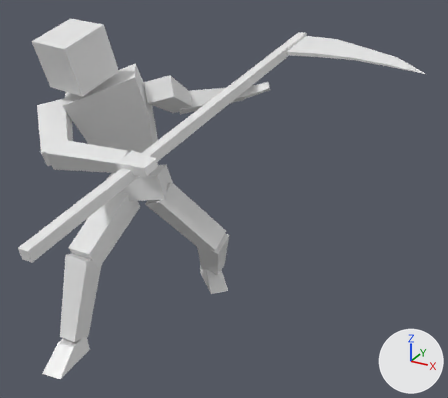
Renders of the FBX model Dungeon Slasher/Assets/Objects/Agent/Types/Player/MOD_Human_Dummy.fbx from each side of a commit.
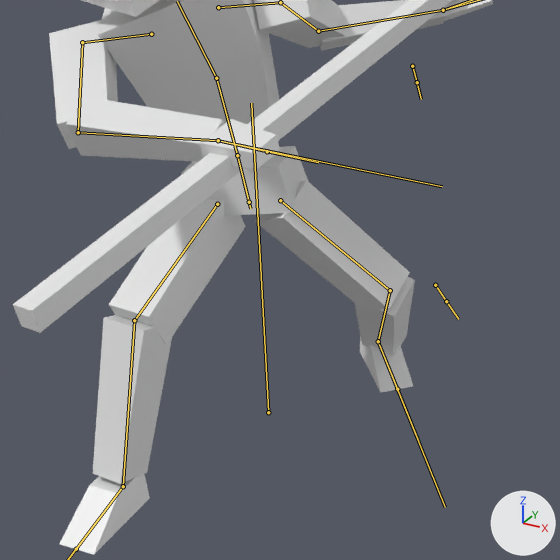
Each version is shown whole from a camera (50 mm lens) standing at (1.74, -2.35, 1.91) and looking at (0.44, 0.01, 0.73), then close up on the part from 2% to 68% of the width and 22% to 96% of the height. Every picture has the same lights, and +X, +Y and +Z are marked at lower right. Both versions are drawn at frame 5 of the action 'Armature|Player_Attack_Left_A'; the numbers are the values there. The bones that bend it are drawn over the model as lines in the close-ups.

Names of what the first close-up shows: 'Mesh', 'Scythe'.
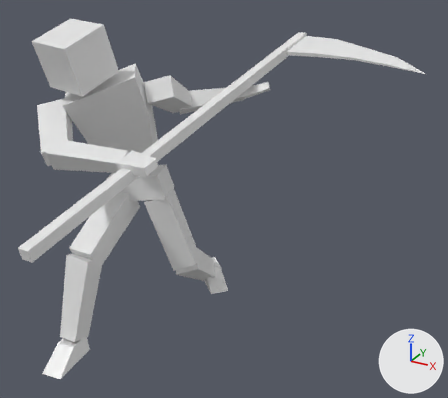
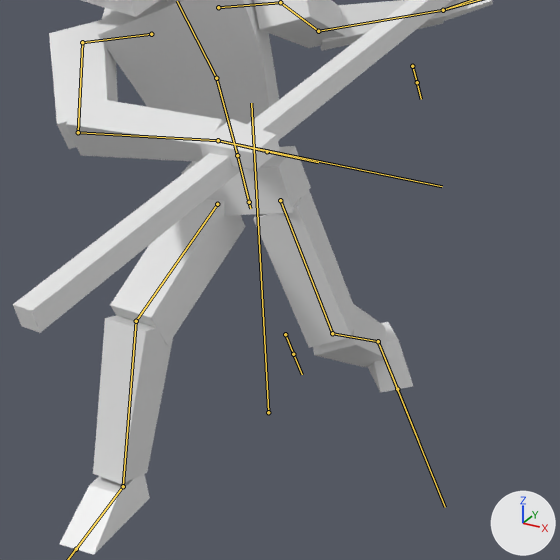
Boxes (x1, y1, x2, y2) around the edits, measured in the close-ups (560 x 560 px):
'Mesh', posed
    both: (49, 0, 493, 555)
bone 'Thigh.L', root to tip
    before: (280, 200) to (390, 290)
    after: (280, 200) to (332, 333)

What the commit changed:
Bone 'Thigh.L' (bone_thigh_l) turns from (56, -49, -30) to (10, -8, -1) degrees about its own x, y and z.
Bone 'Foot.L' (bone_foot_l) turns from (-44, -23, -23) to (17, -22, -48) degrees about its own x, y and z.
